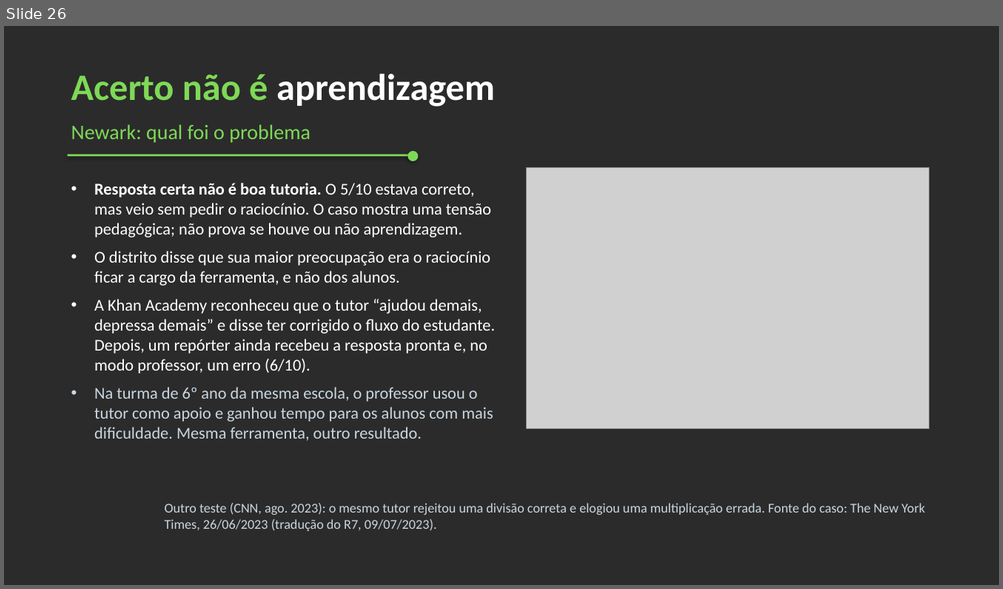
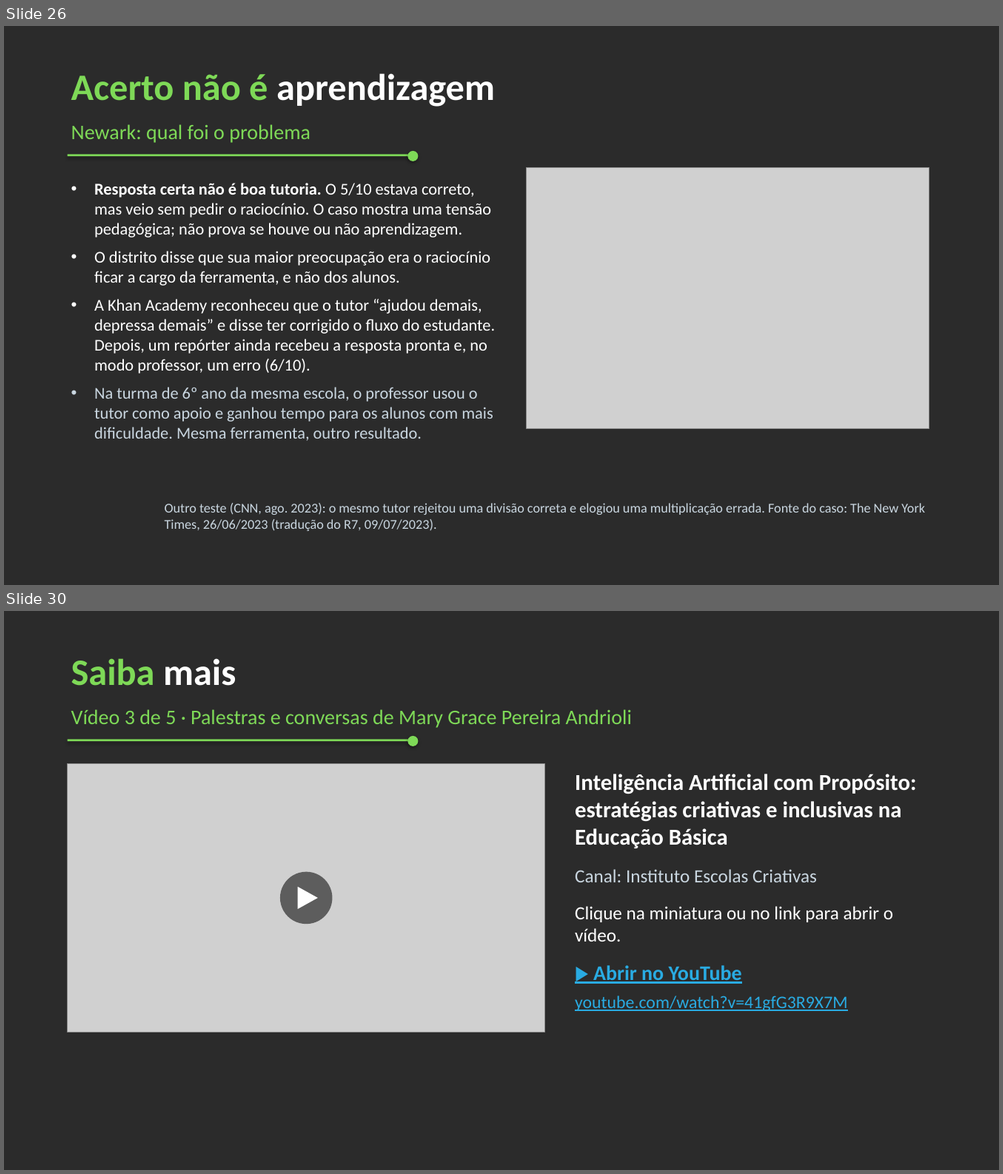
Before and after one commit to maryandrioli/iagestao, a slide deck: apoio/fundamentos/slides_fundamentos.pptx. Shown one above the other, each under a label of ours: slide 26 before the commit, slides 26 and 30 after it; the slides between them are not shown. The pictures are 1003x589 and 1003x1174 pixels, drawn with LibreOffice and Linux fonts; fonts in the diff are those of the drawing; grey boxes stand for pictures; background and template pictures are left out; a plain dark background stands for a picture behind light text. Boxes give left, top, right and bottom in pixels: in the first picture for what was removed or moved away, otherwise in the second. Text is boxed around its words. In the diff, an @@ line names an element or a change of style, - is before the commit and + after.

```diff
--- a/apoio/fundamentos/slides_fundamentos.pptx
+++ b/apoio/fundamentos/slides_fundamentos.pptx
@@ slide 30 added at <box>4,611,999,1170</box>, background picture (left out) @@
@@ text added at <box>71,658,236,686</box>, 36 pt, text #7ED957, bold @@
+Saiba mais
@@ text added at <box>71,709,632,728</box>, 20 pt, text #7ED957 @@
+Vídeo 3 de 5 · Palestras e conversas de Mary Grace Pereira Andrioli
@@ rectangle added at <box>68,739,410,741</box>, fill #7ED957 @@
@@ ellipse added at <box>407,736,418,747</box>, fill #7ED957 @@
@@ picture added at <box>68,764,545,1033</box> @@
@@ text added at <box>575,774,916,1011</box>, 22 pt, text #FFFFFF @@
+Inteligência Artificial com Propósito: estratégias criativas e inclusivas na Educação Básica
+Canal: Instituto Escolas Criativas
+Clique na miniatura ou no link para abrir o vídeo.
+▶ Abrir no YouTube
+youtube.com/watch?v=41gfG3R9X7M
@@ ellipse added at <box>280,872,333,924</box>, fill #000000 at 55% opacity @@
@@ triangle added at <box>298,887,318,909</box>, fill #FFFFFF @@
```
Also in this commit, not shown: 5 slides changed, 4 other slides added, 14 other files.
